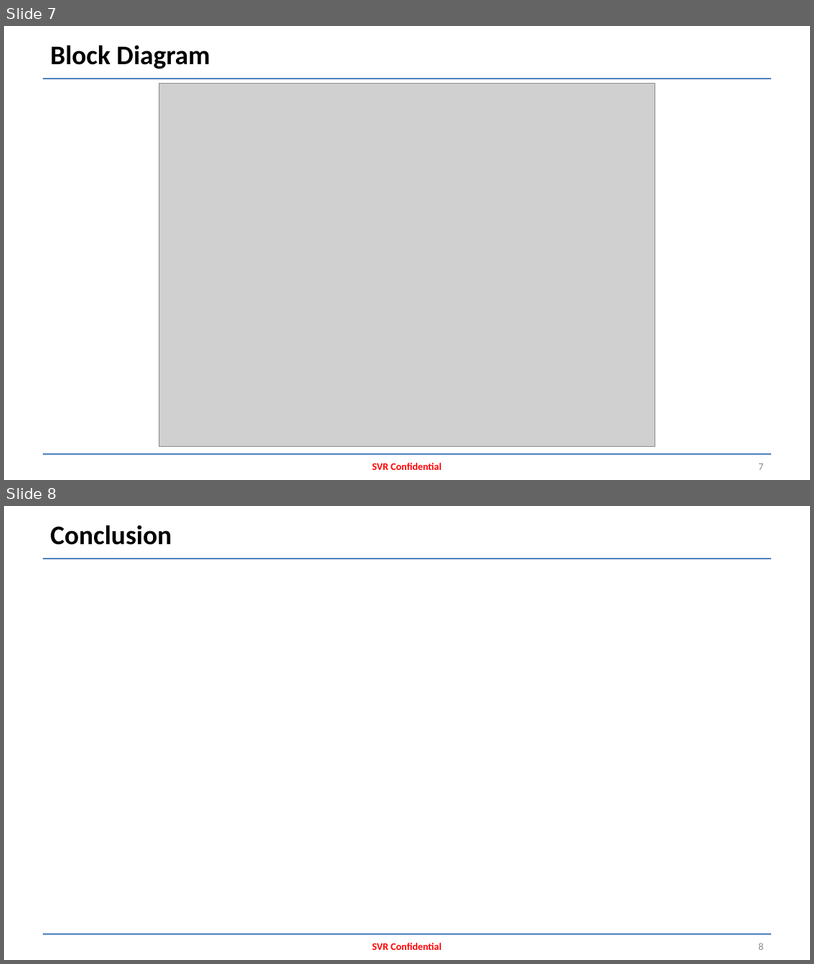
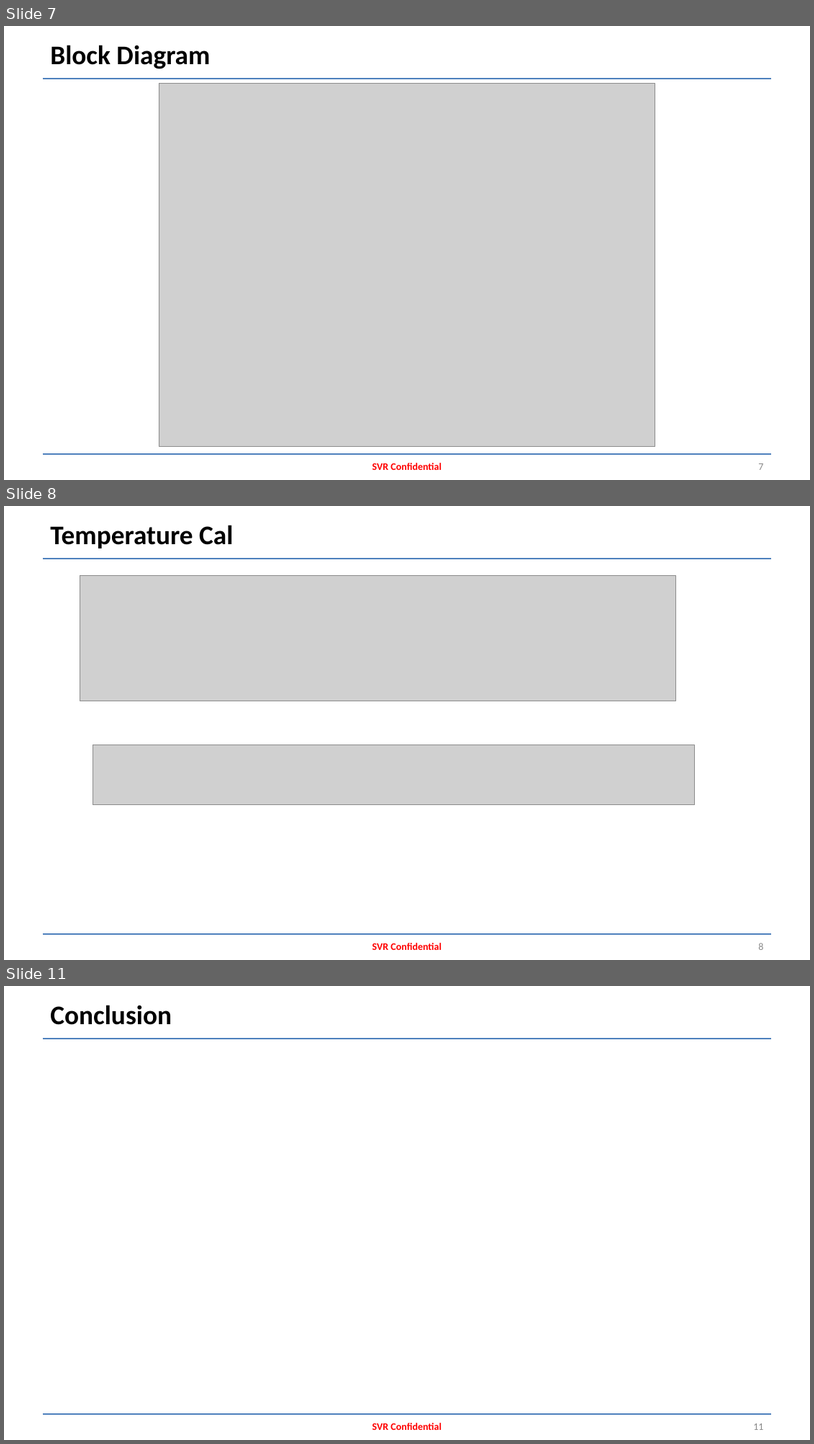
Before and after one commit to dzxxyhlZJU/HW-System, a slide deck: EE/Accel/Accel MPU-6050.pptx. Shown one above the other, each under a label of ours: slides 7 and 8 before the commit, slides 7, 8 and 11 after it; the slides between them are not shown. The pictures are 814x964 and 814x1444 pixels, drawn with LibreOffice and Linux fonts; fonts in the diff are those of the drawing; grey boxes stand for pictures. Boxes give left, top, right and bottom in pixels: in the first picture for what was removed or moved away, otherwise in the second. Text is boxed around its words. In the diff, an @@ line names an element or a change of style, - is before the commit and + after.

```diff
--- a/EE/Accel/Accel MPU-6050.pptx
+++ b/EE/Accel/Accel MPU-6050.pptx
@@ slide 8 added at (4,506,810,960), background #FFFFFF; not listed: 2 template elements that a slide beside it also shows @@
@@ title added at (50,525,233,548), 32 pt, text #000000, bold @@
+Temperature Cal
@@ picture added at (80,576,676,701) @@
@@ picture added at (93,745,695,805) @@
@@ text added at (373,942,441,950), 12 pt, text #FF0000, bold @@
+SVR Confidential
@@ page number added at (759,942,764,950), 12 pt, text #898989 @@
+8
@@ what was slide 8 is now slide 11 @@
@@ page number at (754,1423,764,1430): text changed @@
-8
+11
```
Also in this commit, not shown: 1 slide changed, 2 other slides added, 4 other files.
